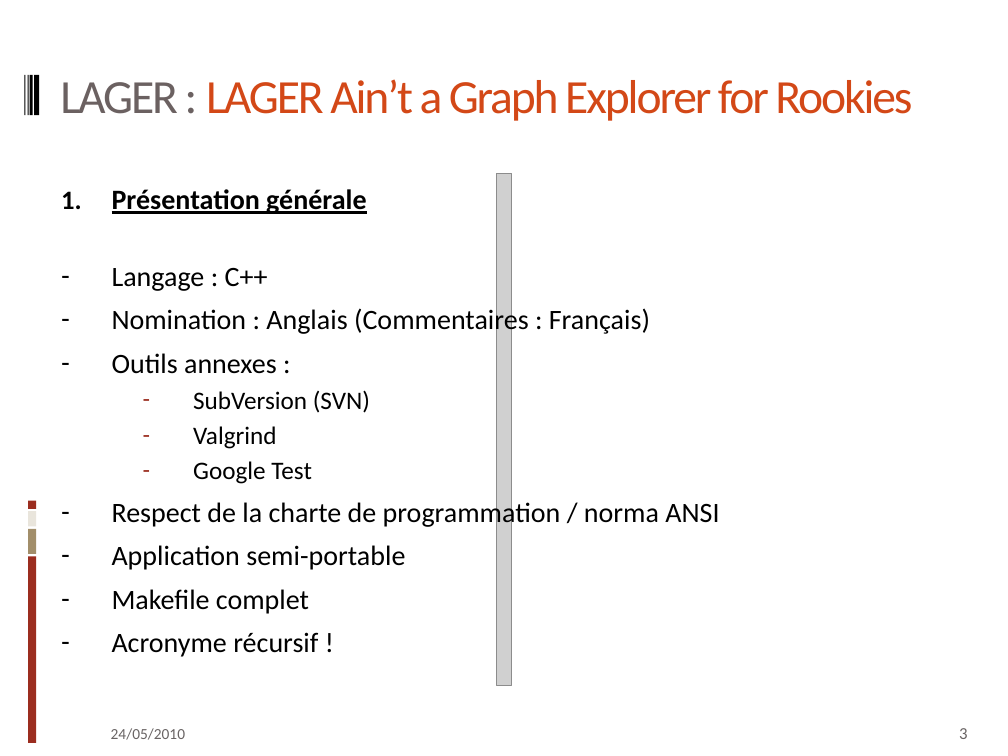
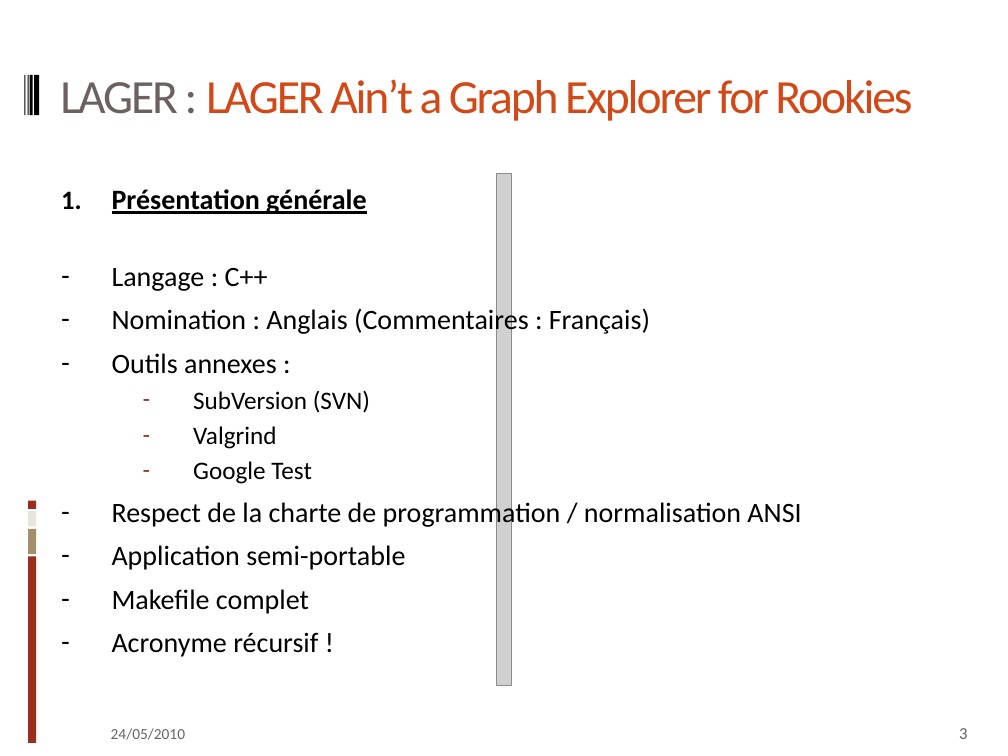
Before and after one commit to qkdreyer/ig3projetc, a slide deck: slide 3 of doc/pptx cpp.pptx. Drawn at 1008x756 pixels with LibreOffice and Linux fonts; fonts in the diff are those of the drawing; grey boxes stand for pictures. Boxes give left, top, right and bottom in pixels: in the first picture for what was removed or moved away, otherwise in the second. Text is boxed around its words. In the diff, an @@ line names an element or a change of style, - is before the commit and + after.

```diff
--- a/doc/pptx cpp.pptx
+++ b/doc/pptx cpp.pptx
@@ text at [112,499,801,529]: text changed @@
-– Respect de la charte de programmation / norma ANSI
+– Respect de la charte de programmation / normalisation ANSI
```
Also in this commit, not shown: 8 other slides changed.
